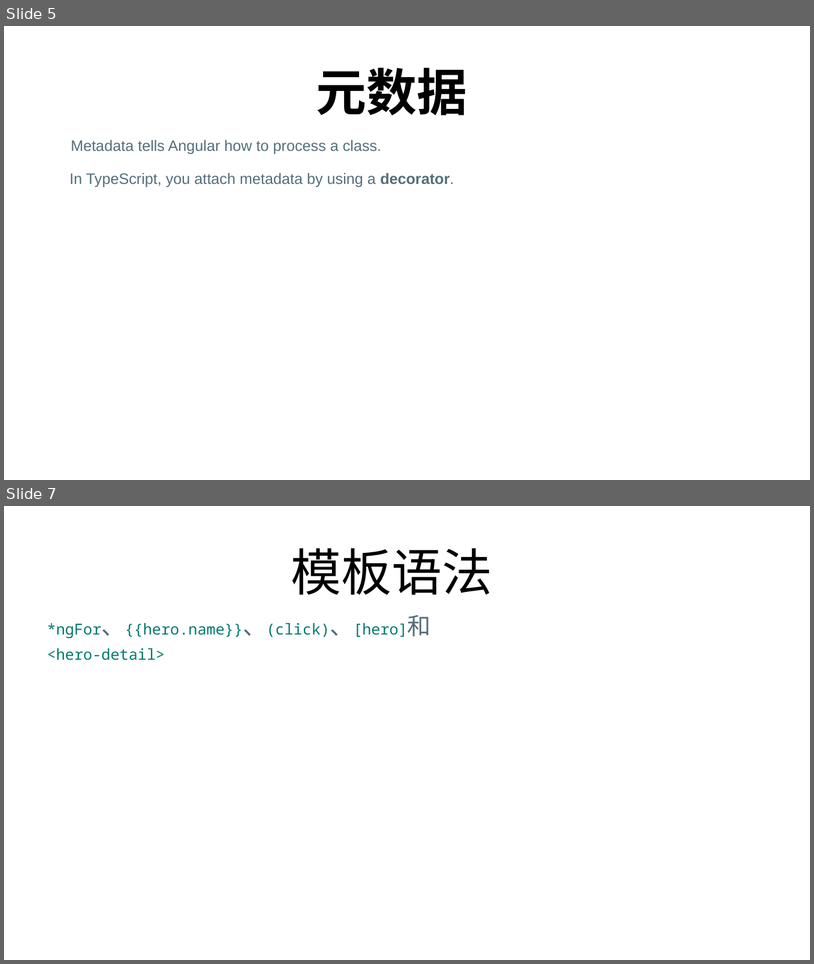
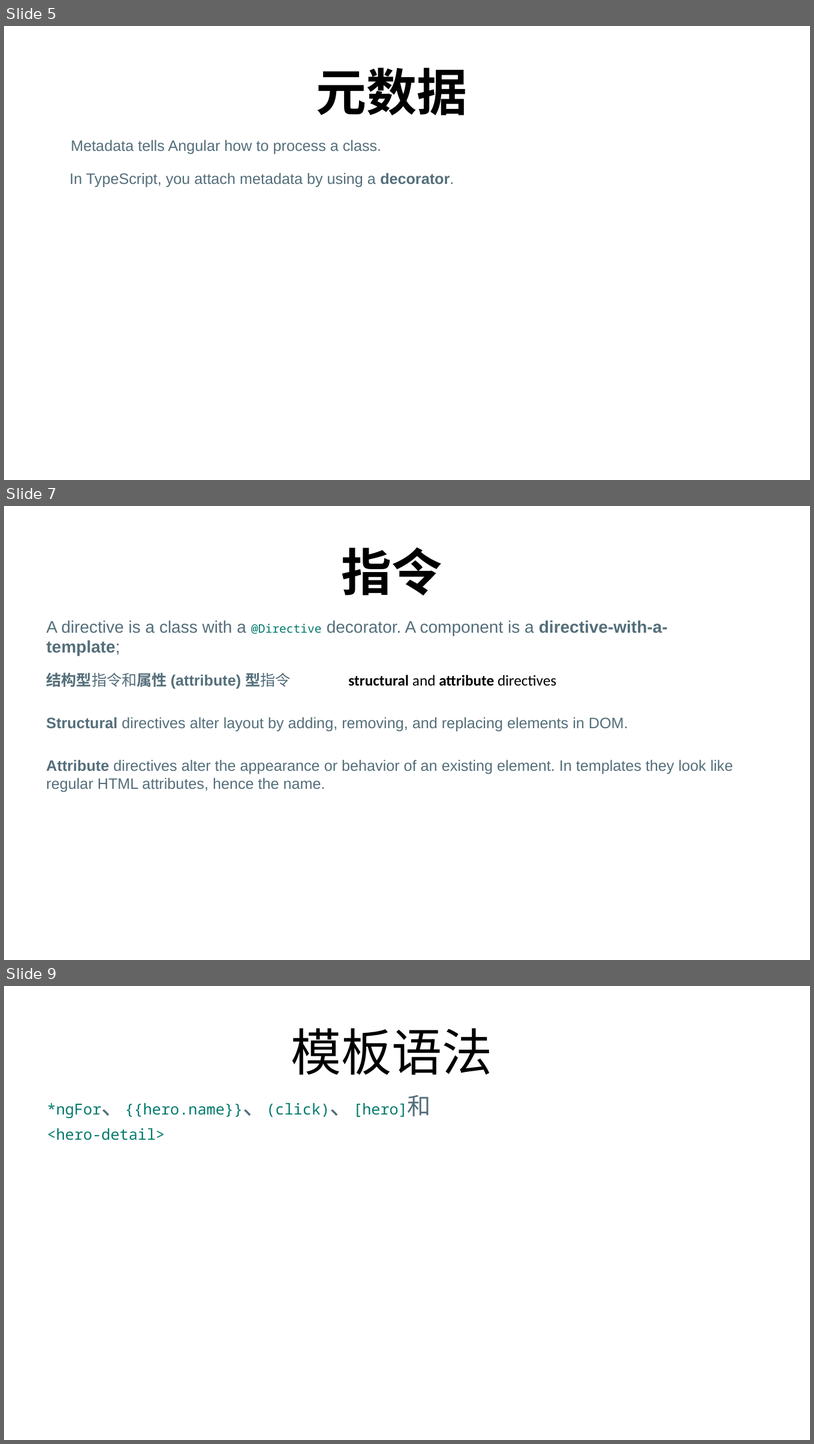
Before and after one commit to FredJiangFei/MyDocuments, a slide deck: Angular summary/Angular.pptx. Shown one above the other, each under a label of ours: slides 5 and 7 before the commit, slides 5, 7 and 9 after it; the slides between them are not shown. The pictures are 814x964 and 814x1444 pixels, drawn with LibreOffice and Linux fonts; fonts in the diff are those of the drawing. Boxes give left, top, right and bottom in pixels: in the first picture for what was removed or moved away, otherwise in the second. Text is boxed around its words. In the diff, an @@ line names an element or a change of style, - is before the commit and + after.

```diff
--- a/Angular summary/Angular.pptx
+++ b/Angular summary/Angular.pptx
@@ slide 7 added at (4,506,810,960), background #FFFFFF @@
@@ title added at (341,547,442,595), 60 pt, text #000000, bold @@
+指令
@@ text added at (47,620,668,655), 20 pt, text #546E7A @@
+A directive is a class with a @Directive decorator. A component is a directive-with-a-template;
@@ text added at (46,672,557,688), 18 pt, text #000000, bold @@
+结构型指令和属性 (attribute) 型指令 structural and attribute directives
@@ text added at (46,717,629,731), 18 pt, text #546E7A @@
+Structural directives alter layout by adding, removing, and replacing elements in DOM.
@@ text added at (46,759,734,792), 18 pt, text #546E7A @@
+Attribute directives alter the appearance or behavior of an existing element. In templates they look like regular HTML attributes, hence the name.
@@ what was slide 7 is now slide 9 @@
```
Also in this commit, not shown: 2 slides changed, 1 other slide added, 1 other file.
